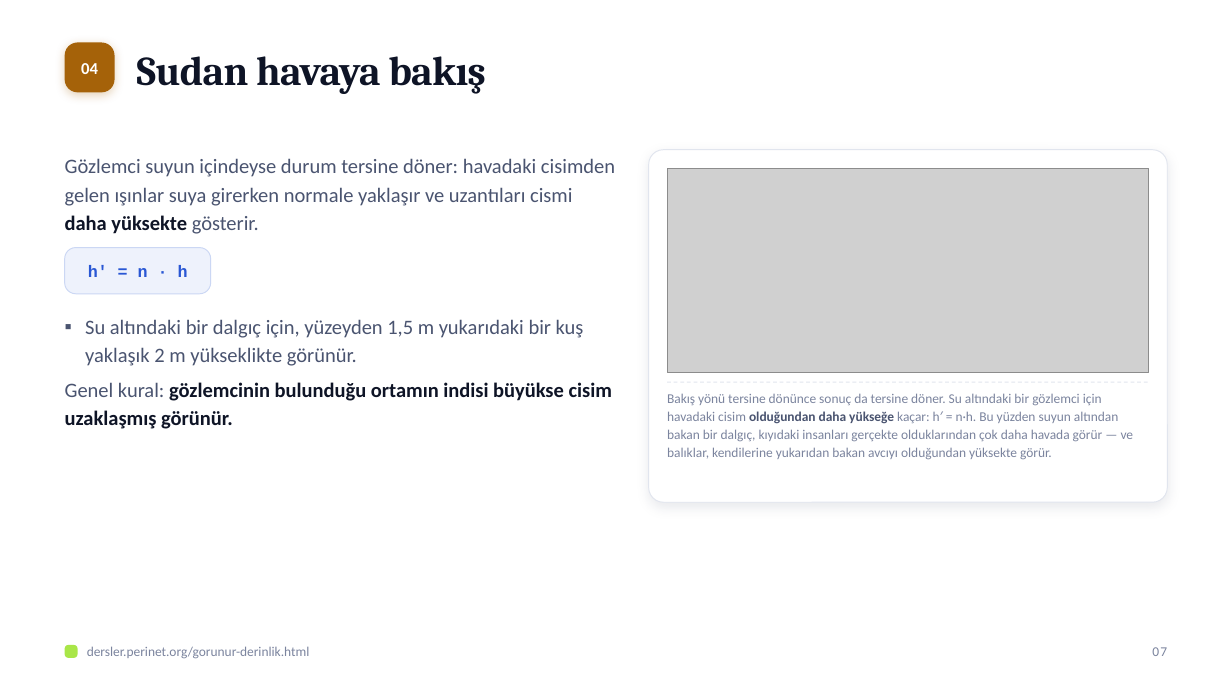
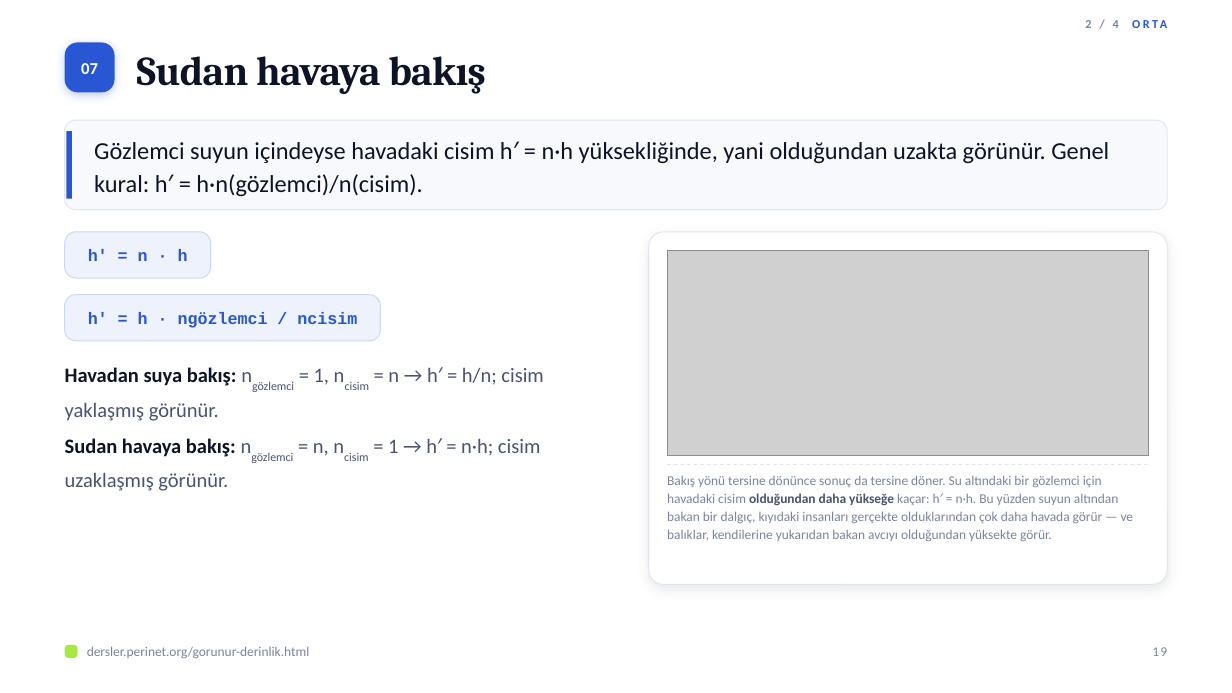
Before and after one commit to elestirmen/dersler, a slide deck: slide 19 of dist/sunum/gorunur-derinlik.pptx (slide 7 before the commit). Drawn at 1232x693 pixels with LibreOffice and Linux fonts; fonts in the diff are those of the drawing; grey boxes stand for pictures. Boxes give left, top, right and bottom in pixels: in the first picture for what was removed or moved away, otherwise in the second. Text is boxed around its words. In the diff, an @@ line names an element or a change of style, - is before the commit and + after.

```diff
--- a/dist/sunum/gorunur-derinlik.pptx
+++ b/dist/sunum/gorunur-derinlik.pptx
@@ text added at [1085, 20, 1119, 28], 9.5 pt, text #2957D4, bold @@
+2 / 4 ORTA
@@ text "07": place and size @@
-text "07" at [1152, 647, 1167, 656]
+text "07" at [81, 63, 98, 74]
@@ text "07" at [81, 63, 98, 74]: size 10.5 to 13 pt, text colour #7B849E to #FFFFFF, letter spacing 1 to 0 pt, bold on; alignment right to centre @@
@@ rounded rectangle at [65, 43, 115, 92]: fill #A56209 to #2957D4; shadow changed @@
@@ text removed at [81, 63, 98, 74] @@
-04
@@ rounded rectangle added at [65, 120, 1167, 210], fill #F8F9FC, outline #E1E5EE 0.75 pt @@
@@ rectangle added at [67, 131, 72, 199], fill #2957D4 @@
@@ text added at [94, 142, 1109, 196], 19 pt, text #0E1426 @@
+Gözlemci suyun içindeyse havadaki cisim h′ = n·h yüksekliğinde, yani olduğundan uzakta görünür. Genel kural: h′ = h·n(gözlemci)/n(cisim).
@@ text removed at [65, 158, 615, 234] @@
-Gözlemci suyun içindeyse durum tersine döner: havadaki cisimden gelen ışınlar suya girerken normale yaklaşır ve uzantıları cismi daha yüksekte gösterir.
@@ picture removed at [667, 168, 1149, 373] @@
@@ text "h′ = n · h": place and size @@
-text "h′ = n · h" at [88, 265, 188, 277]
+text "h′ = n · h" at [88, 249, 188, 261]
@@ rounded rectangle: place and size @@
-rounded rectangle at [65, 248, 211, 294]
+rounded rectangle at [65, 232, 211, 278]
@@ picture added at [667, 250, 1149, 456] @@
@@ rounded rectangle added at [65, 295, 381, 341], fill #EEF2FC, outline #CBD7F4 0.75 pt @@
@@ text removed at [65, 319, 612, 429] @@
-▪ Su altındaki bir dalgıç için, yüzeyden 1,5 m yukarıdaki bir kuş yaklaşık 2 m yükseklikte görünür.
-▪ Genel kural: gözlemcinin bulunduğu ortamın indisi büyükse cisim uzaklaşmış görünür.
@@ text added at [88, 312, 357, 328], 13 pt, text #2957D4, bold @@
+h′ = h · ngözlemci / ncisim
@@ text added at [65, 367, 543, 491], 16 pt, text #4A5470 @@
+▪ Havadan suya bakış: ngözlemci = 1, ncisim = n → h′ = h/n; cisim yaklaşmış görünür.
+▪ Sudan havaya bakış: ngözlemci = n, ncisim = 1 → h′ = n·h; cisim uzaklaşmış görünür.
@@ 1 text, 1 rounded rectangle, 1 line: place and size @@
-1 text, 1 rounded rectangle, 1 line at [649, 150, 1167, 503]
+1 text, 1 rounded rectangle, 1 line at [649, 232, 1167, 585]
@@ text added at [1152, 647, 1167, 656], 10.5 pt, text #7B849E @@
+19
```
Also in this commit, not shown: 11 other slides changed, 28 slides added, 3 slides removed, 21 other files.
